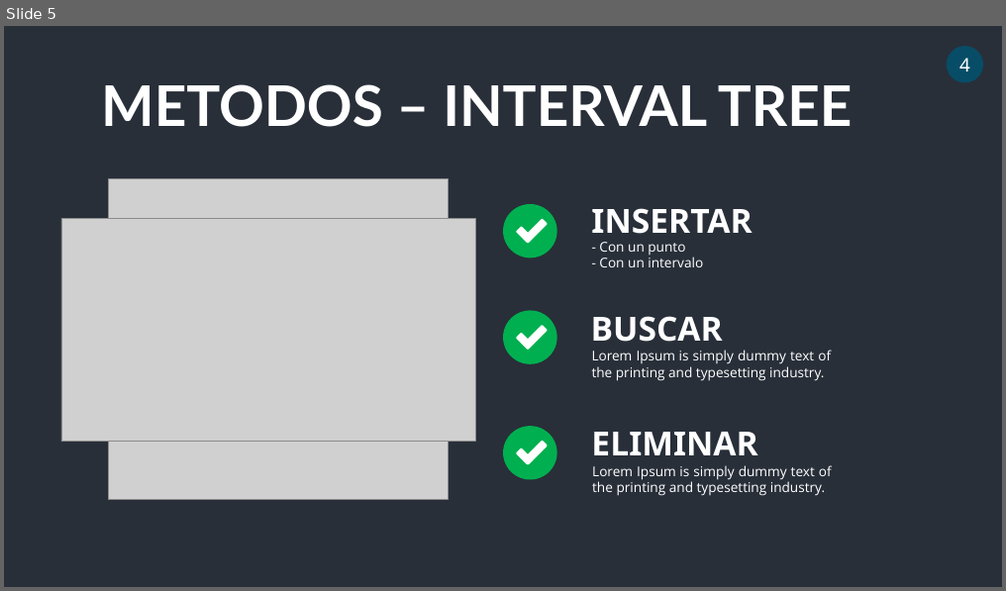
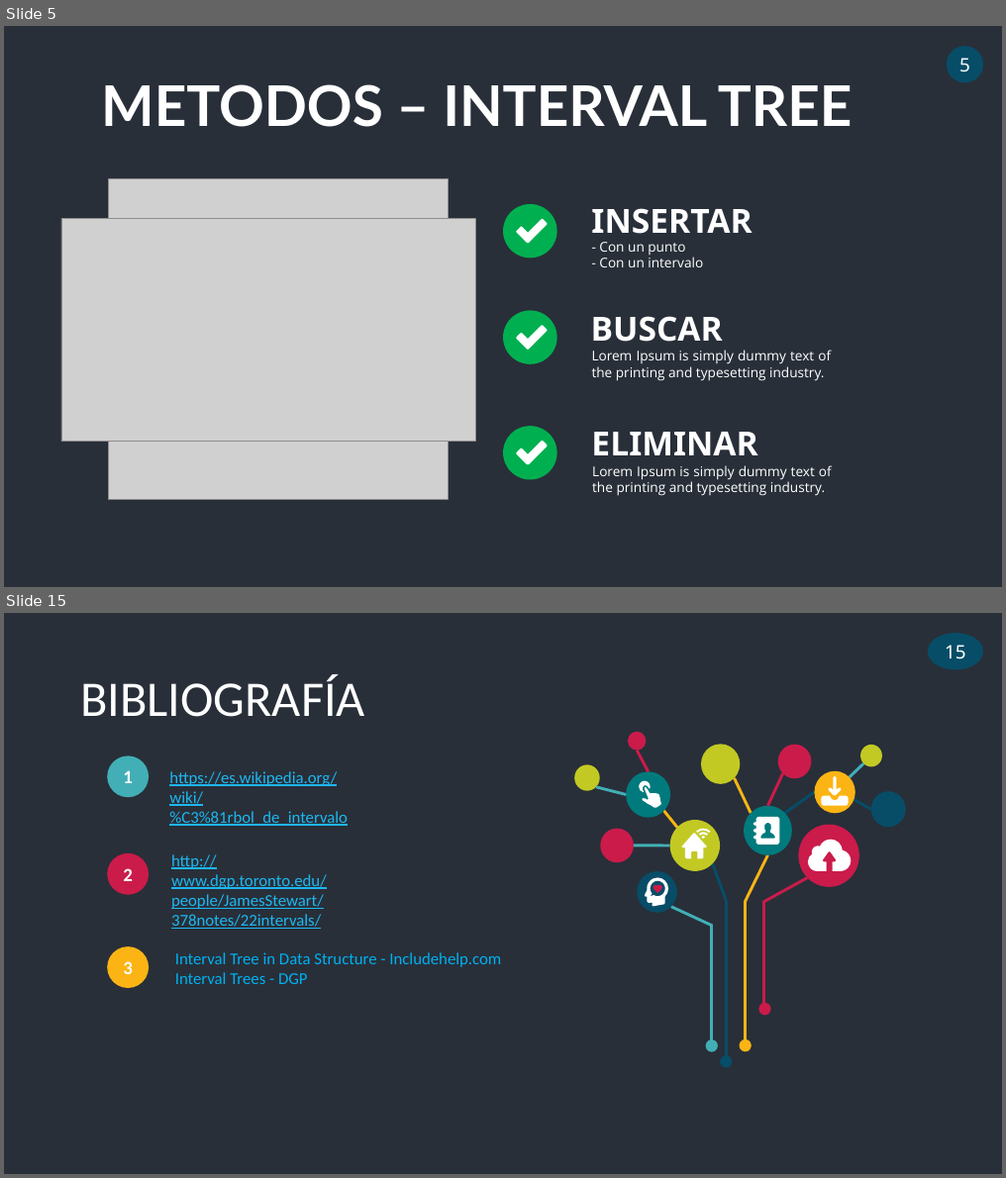
Before and after one commit to ElvisMinayaM/INTERVAL-TREE, a slide deck: INTERVAL TREE.pptx. Shown one above the other, each under a label of ours: slide 5 before the commit, slides 5 and 15 after it; the slides between them are not shown. The pictures are 1006x591 and 1006x1178 pixels, drawn with LibreOffice and Linux fonts; fonts in the diff are those of the drawing; grey boxes stand for pictures. Boxes give left, top, right and bottom in pixels: in the first picture for what was removed or moved away, otherwise in the second. Text is boxed around its words. In the diff, an @@ line names an element or a change of style, - is before the commit and + after.

Commit message:
INTERVAL TREE

```diff
--- a/INTERVAL TREE.pptx
+++ b/INTERVAL TREE.pptx
@@ slide 15 added at (x1=4, y1=613, x2=1002, y2=1174), background #282F39 @@
@@ ellipse added at (x1=928, y1=633, x2=984, y2=669), fill #074D67, 18 pt, text #FFFFFF @@
+15
@@ text added at (x1=80, y1=675, x2=365, y2=717), 48 pt, text #FFFFFF @@
+BIBLIOGRAFÍA
@@ ellipse added at (x1=107, y1=756, x2=149, y2=797), fill #42AFB6, 18 pt, text #FFFFFF, bold @@
+1
@@ group added at (x1=574, y1=731, x2=905, y2=1068): 17 lines, 17 ellipses, 11 freeform shapes @@
@@ text added at (x1=169, y1=771, x2=348, y2=826), 16 pt, text #1EB7EF, underline @@
+https://es.wikipedia.org/wiki/%C3%81rbol_de_intervalo
@@ ellipse added at (x1=107, y1=854, x2=149, y2=894), fill #CB1B4A, 18 pt, text #FFFFFF, bold @@
+2
@@ text added at (x1=171, y1=855, x2=327, y2=929), 16 pt, text #1EB7EF, underline @@
+http://www.dgp.toronto.edu/people/JamesStewart/378notes/22intervals/
@@ ellipse added at (x1=107, y1=947, x2=149, y2=988), fill #FCB414, 18 pt, text #FFFFFF, bold @@
+3
@@ text added at (x1=175, y1=953, x2=501, y2=984), 16 pt, text #00B0F0 @@
+Interval Tree in Data Structure - Includehelp.com
+Interval Trees - DGP
@@ slide 5 changed as well @@
@@ text in ellipse at (x1=959, y1=58, x2=970, y2=72): text changed @@
-4
+5
```
Also in this commit, not shown: 3 other slides changed, 8 other slides added, 4 slides removed.
